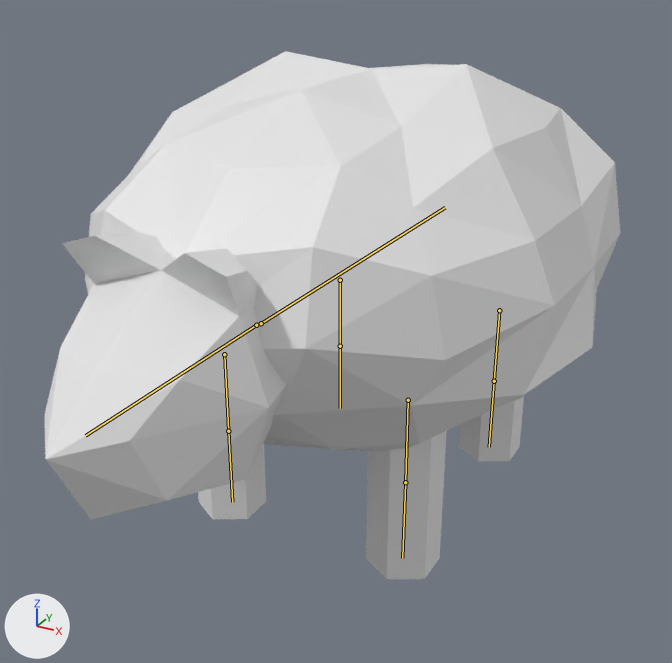
Two versions of the Blender file Assets/Models/Sheep.blend, one commit apart.
Rendered twice from a 50 mm lens placed at (0.636, -1.265, 0.899), pointed at (-0.014, -0.084, 0.309). Every picture has the same lights, and +X, +Y and +Z are marked at lower left. Both versions are drawn at frame 1 of the action 'ArmatureAction'; the numbers are the values there. The bones that bend it are drawn over the model as lines.

The first picture shows 'Body', 'Head', 'LFLeg', 'LRLeg', 'RFLeg'.
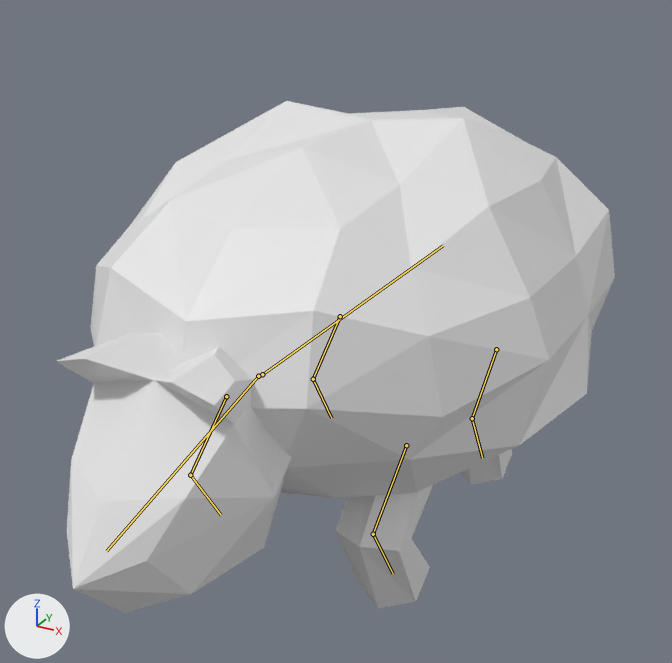
The change in detail:
Bone 'BoneBody' (bone_bonebody) moves from (0.0, 0.0, 0.0) to (0.0, 0.0, -0.231).
Bone 'BoneHead' (bone_bonehead) turns from (0, 0, 0) to (14, 0, 0) degrees about its own x, y and z.
Bone 'BoneLRUpperLeg' (bone_bonelrupperleg) turns from (0, 0, 0) to (-50, 0, 0) degrees about its own x, y and z.
Bone 'BoneLRLowerLeg' (bone_bonelrlowerleg) turns from (0, 0, 0) to (81, 0, 0) degrees about its own x, y and z.
Bone 'BoneRRUpperLeg' (bone_bonerrupperleg) turns from (0, 0, 0) to (-50, 0, 0) degrees about its own x, y and z.
Bone 'BoneRRLowerLeg' (bone_bonerrlowerleg) turns from (0, 0, 0) to (81, 0, 0) degrees about its own x, y and z.
Bone 'BoneLFUpperLeg' (bone_bonelfupperleg) turns from (0, 0, 0) to (-50, 0, 0) degrees about its own x, y and z.
Bone 'BoneLFLowerLeg' (bone_bonelflowerleg) turns from (0, 0, 0) to (81, 0, 0) degrees about its own x, y and z.
Bone 'BoneRFUpperLeg' (bone_bonerfupperleg) turns from (0, 0, 0) to (-50, 0, 0) degrees about its own x, y and z.
Bone 'BoneRFLowerLeg' (bone_bonerflowerleg) turns from (0, 0, 0) to (81, 0, 0) degrees about its own x, y and z.

Changed parts and their boxes [x1, y1, x2, y2] in the pictures (672 x 663 px):
'Body', posed
    before: [85, 51, 620, 452]
    after: [91, 101, 615, 498]
'Head', posed
    before: [44, 232, 286, 520]
    after: [55, 332, 292, 613]
'LFLeg', posed
    before: [366, 431, 447, 579]
    after: [335, 485, 433, 608]
'LRLeg', posed
    before: [459, 396, 524, 461]
    after: [460, 449, 512, 485]
bone 'BoneBody', root to tip
    before: (261, 323) to (445, 207)
    after: (262, 374) to (443, 245)
bone 'BoneHead', root to tip
    before: (256, 325) to (85, 435)
    after: (258, 376) to (106, 551)
bone 'BoneLRUpperLeg', root to tip
    before: (499, 310) to (494, 381)
    after: (496, 349) to (472, 418)
bone 'BoneLRLowerLeg', root to tip
    before: (494, 381) to (489, 447)
    after: (472, 418) to (482, 458)
bone 'BoneRRUpperLeg', root to tip
    before: (340, 280) to (340, 346)
    after: (340, 316) to (313, 379)
bone 'BoneRRLowerLeg', root to tip
    before: (340, 346) to (340, 408)
    after: (313, 379) to (331, 418)
bone 'BoneLFUpperLeg', root to tip
    before: (408, 400) to (405, 482)
    after: (406, 445) to (373, 534)
bone 'BoneLFLowerLeg', root to tip
    before: (405, 482) to (402, 558)
    after: (373, 534) to (393, 573)
bone 'BoneRFUpperLeg', root to tip
    before: (224, 354) to (228, 431)
    after: (226, 396) to (190, 475)
bone 'BoneRFLowerLeg', root to tip
    before: (228, 431) to (232, 502)
    after: (190, 475) to (221, 515)
